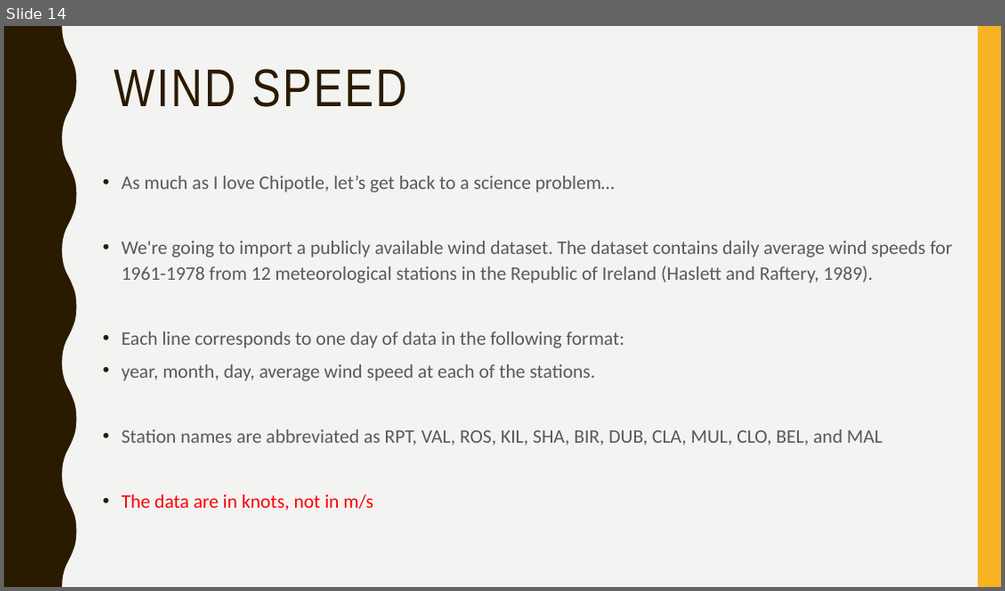
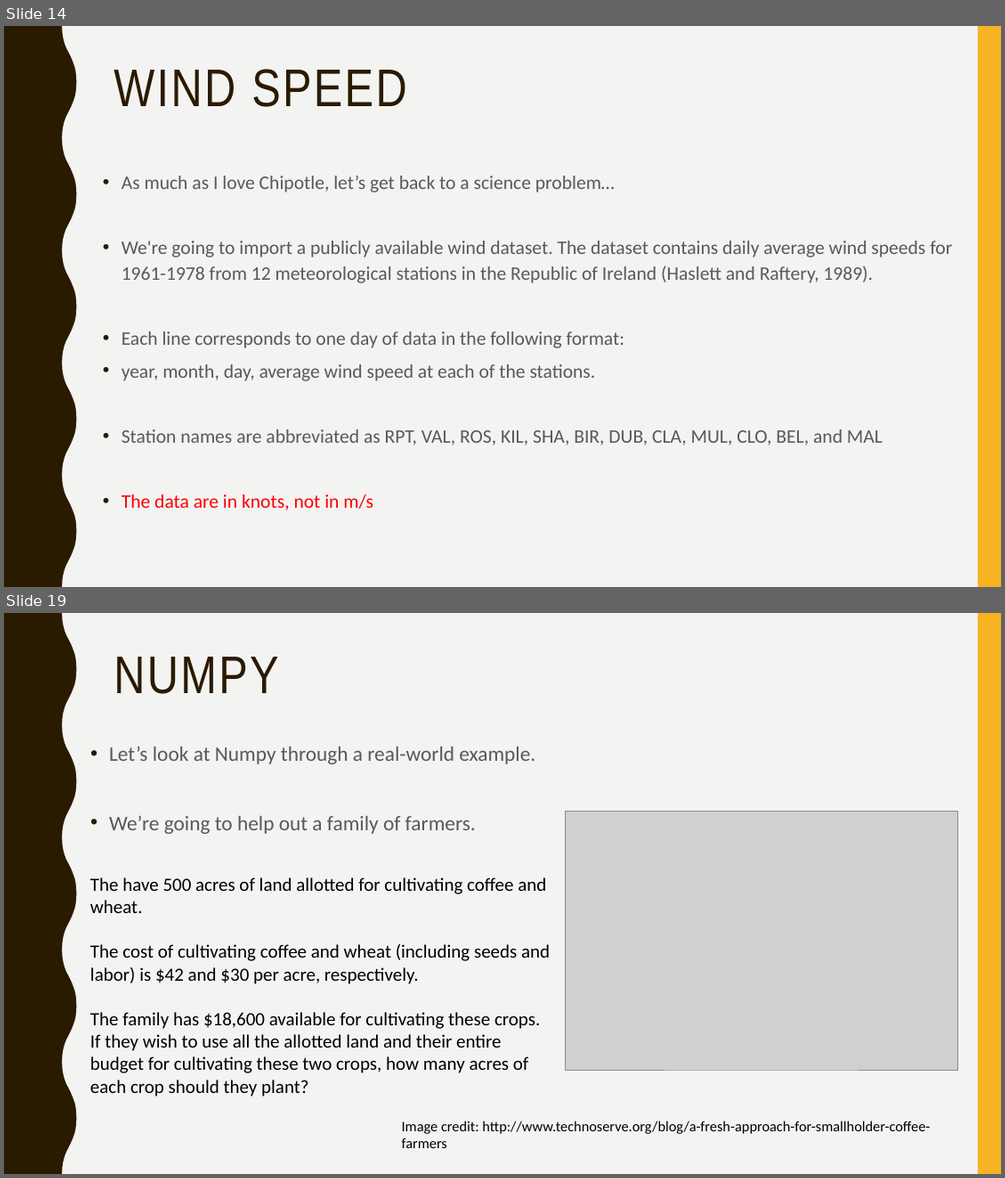
Before and after one commit to narock/scientific_computing_course, a slide deck: 02_Libraries/02_Scientific_Computing_Libs.pptx. Shown one above the other, each under a label of ours: slide 14 before the commit, slides 14 and 19 after it; the slides between them are not shown. The pictures are 1005x591 and 1005x1178 pixels, drawn with LibreOffice and Linux fonts; fonts in the diff are those of the drawing; grey boxes stand for pictures. Boxes give left, top, right and bottom in pixels: in the first picture for what was removed or moved away, otherwise in the second. Text is boxed around its words. In the diff, an @@ line names an element or a change of style, - is before the commit and + after.

```diff
--- a/02_Libraries/02_Scientific_Computing_Libs.pptx
+++ b/02_Libraries/02_Scientific_Computing_Libs.pptx
@@ slide 19 added at [4, 613, 1001, 1174], background #F3F3F2; not listed: 2 template elements that a slide beside it also shows @@
@@ title added at [113, 657, 278, 694], 51 pt, text #2A1A00 @@
+NUMPY
@@ text added at [109, 747, 535, 834], 20 pt, text #595959 @@
+• Let’s look at Numpy through a real-world example.
+• We’re going to help out a family of farmers.
@@ picture added at [566, 811, 958, 1070] @@
@@ text added at [90, 877, 550, 1096], 18 pt, text #000000 @@
+The have 500 acres of land allotted for cultivating coffee and wheat.
+The cost of cultivating coffee and wheat (including seeds and labor) is $42 and $30 per acre, respectively.
+The family has $18,600 available for cultivating these crops. If they wish to use all the allotted land and their entire budget for cultivating these two crops, how many acres of each crop should they plant?
@@ text added at [402, 1120, 930, 1148], 14 pt, text #000000 @@
+Image credit: http://www.technoserve.org/blog/a-fresh-approach-for-smallholder-coffee-farmers
```
Also in this commit, not shown: 13 other slides added, 2 slides removed, 8 other files.
